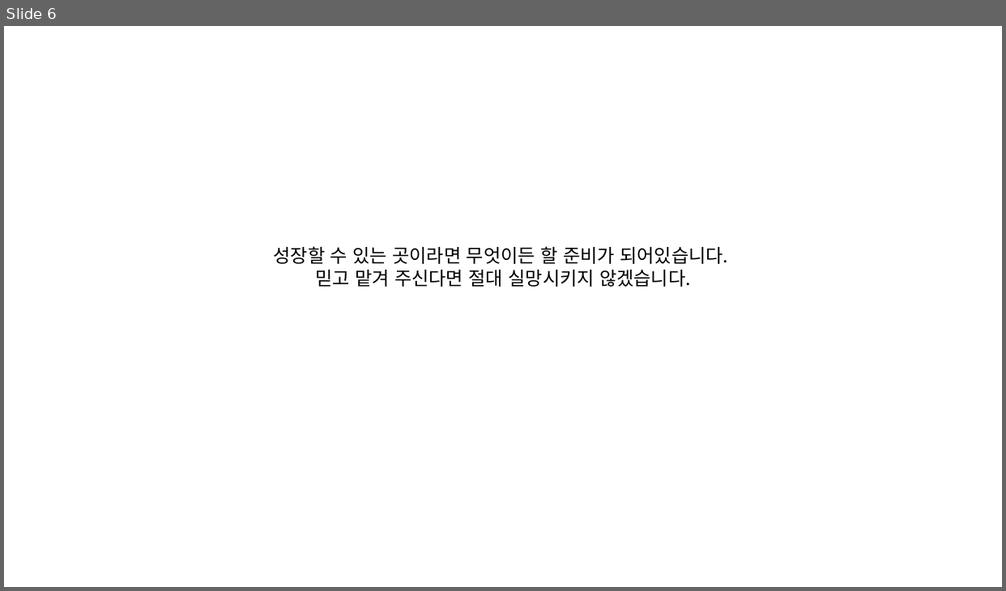
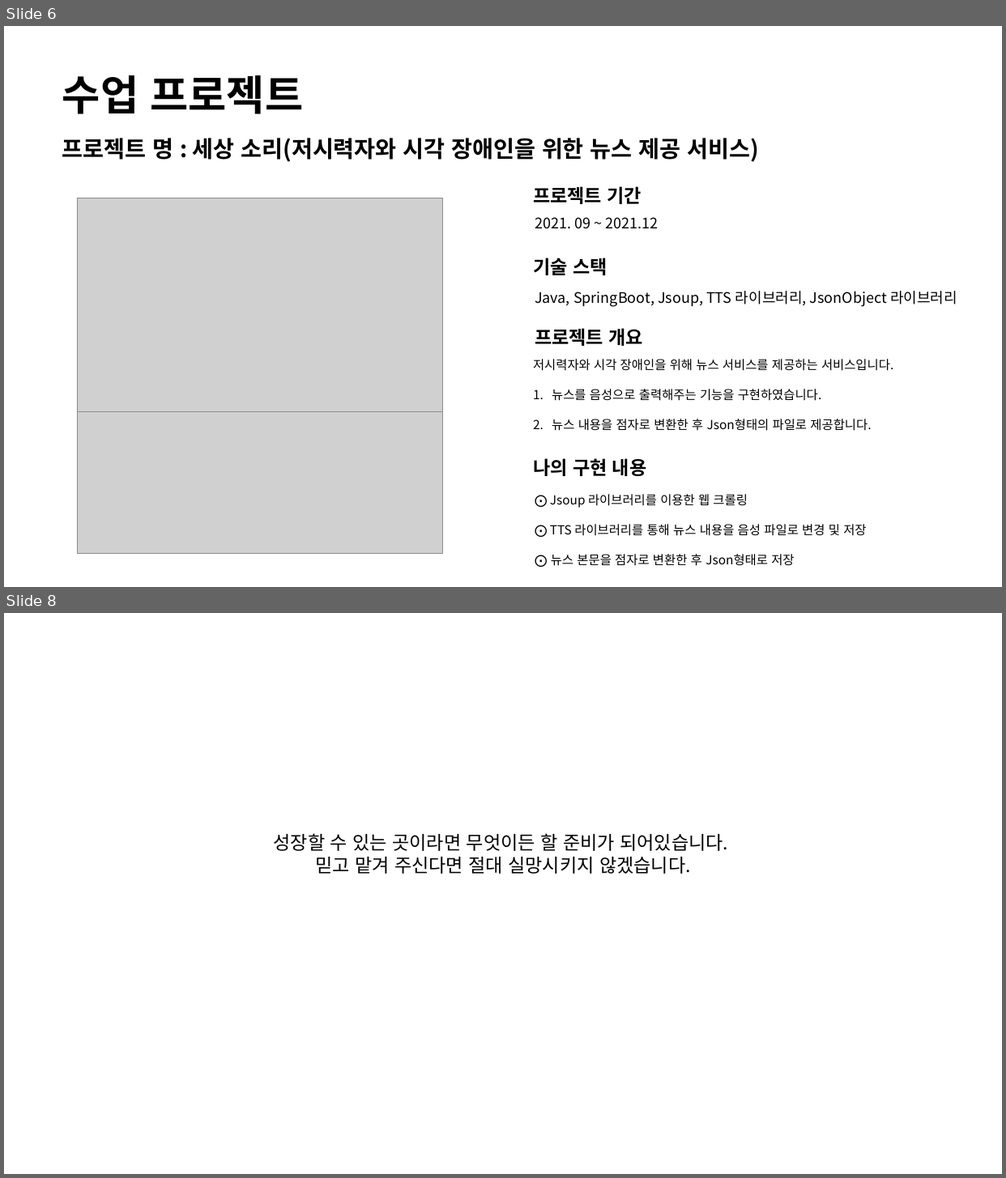
Before and after one commit to ohjinhokor/PortFolio, a slide deck: 오진호 포토폴리오.pptx. Shown one above the other, each under a label of ours: slide 6 before the commit, slides 6 and 8 after it; the slides between them are not shown. The pictures are 1006x591 and 1006x1178 pixels, drawn with LibreOffice and Linux fonts; fonts in the diff are those of the drawing; grey boxes stand for pictures; background and template pictures are left out. Boxes give left, top, right and bottom in pixels: in the first picture for what was removed or moved away, otherwise in the second. Text is boxed around its words. In the diff, an @@ line names an element or a change of style, - is before the commit and + after.

```diff
--- a/오진호 포토폴리오.pptx
+++ b/오진호 포토폴리오.pptx
@@ slide 6 added at (4,26,1002,587), background #FFFFFF @@
@@ text added at (62,75,304,114), 40 pt, text #000000, bold @@
+수업 프로젝트
@@ text added at (62,138,758,162), 22 pt, text #000000, bold @@
+프로젝트 명 : 세상 소리(저시력자와 시각 장애인을 위한 뉴스 제공 서비스)
@@ text added at (533,186,642,204), 18 pt, text #000000, bold @@
+프로젝트 기간
@@ picture added at (78,199,442,416) @@
@@ text added at (535,217,658,229), 14 pt, text #000000 @@
+2021. 09 ~ 2021.12
@@ text added at (533,258,607,275), 18 pt, text #000000, bold @@
+기술 스택
@@ text added at (535,291,957,307), 14 pt, text #000000 @@
+Java, SpringBoot, Jsoup, TTS 라이브러리, JsonObject 라이브러리
@@ text added at (535,328,644,346), 18 pt, text #000000, bold @@
+프로젝트 개요
@@ text added at (533,359,893,431), 12 pt, text #000000 @@
+저시력자와 시각 장애인을 위해 뉴스 서비스를 제공하는 서비스입니다.
+1. 뉴스를 음성으로 출력해주는 기능을 구현하였습니다.
+2. 뉴스 내용을 점자로 변환한 후 Json형태의 파일로 제공합니다.
@@ picture added at (78,412,442,554) @@
@@ text added at (533,459,647,476), 18 pt, text #000000, bold @@
+나의 구현 내용
@@ text added at (550,494,866,566), 12 pt, text #000000 @@
+⨀ Jsoup 라이브러리를 이용한 웹 크롤링
+⨀ TTS 라이브러리를 통해 뉴스 내용을 음성 파일로 변경 및 저장
+⨀ 뉴스 본문을 점자로 변환한 후 Json형태로 저장
@@ what was slide 6 is now slide 8 @@
```
Also in this commit, not shown: 2 slides changed, 1 other slide added, 2 other files.
